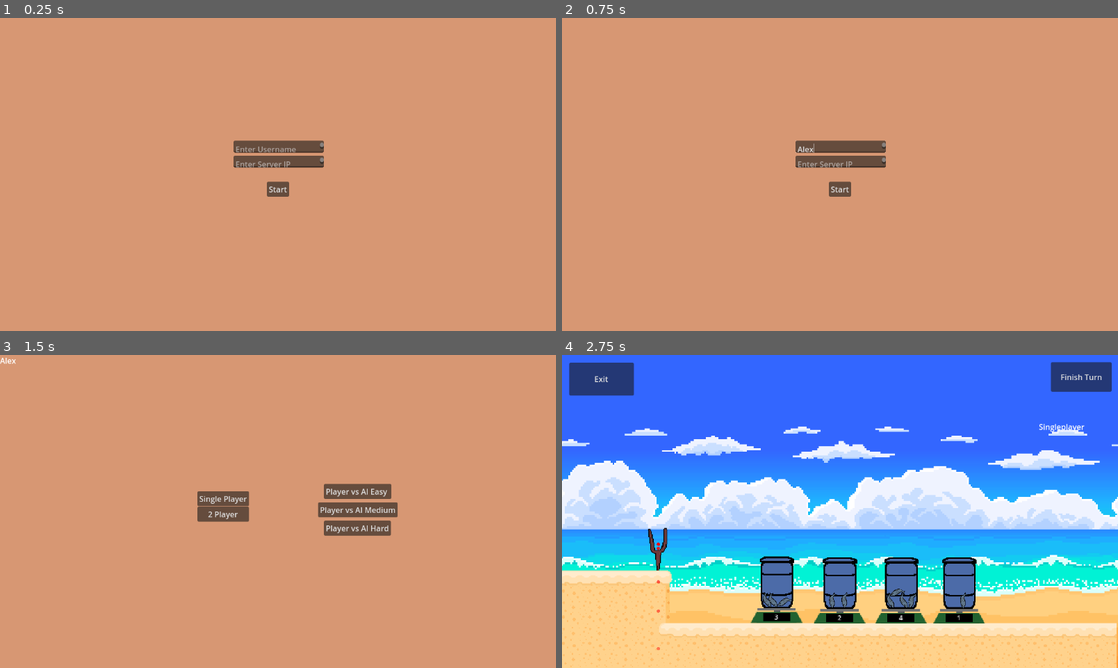
Above: before the commit, frames 1-4 (two rows, left to right).
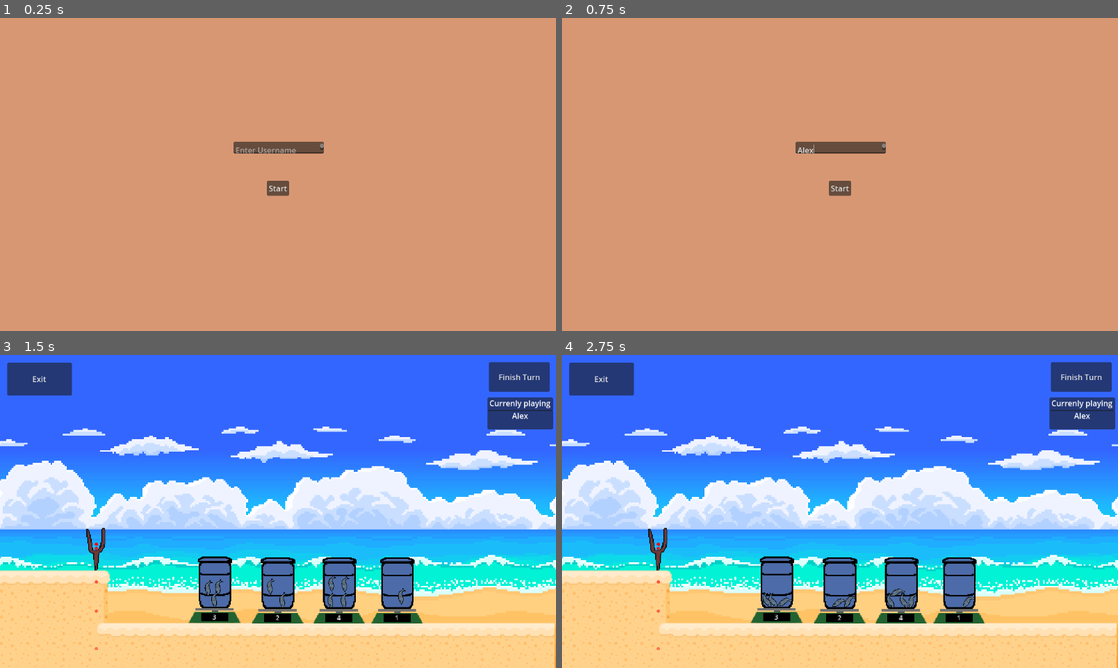
Above: after the commit, the same moments.

Repository: unniisme/fish-in-the-barrel
Game: Godot game, scene res://scenes/GUI/login_screen.tscn
Same seed, same stepped clock (60 frames per second), same inputs: the game is played once before the commit and once after it.
Inputs (mouse positions are in pixels of both pictures, inside the frame that each line leads up to):
- Up to frame 1 (0.25 s): no input
- Up to frame 2 (0.75 s): click (840, 146) at 0.52 s; type "Alex" at 0.6 s
- Up to frame 3 (1.5 s): click "Start" at 1.25 s
- Up to frame 4 (2.75 s): click (784, 498) at 2 s, where only the run before the commit has a clickable "Single Player"

The runs differ from the first frame. In frame 1, 0.9% of the frame differs, in the area x 42-59%, y 39-58%; in frame 2, 0.9%; in frame 3, 100%, in the area x 0-100%, y 0-100%; in frame 4, 1.4%.
Error before the commit: Invalid cast: could not convert value to 'String'. (res://scripts/preloads/GlobalManager.gd:7)

Commit message:
Updated game login screen

Diff:
--- a/Fish-in-the-barrel/scenes/GUI/login_screen.gd
+++ b/Fish-in-the-barrel/scenes/GUI/login_screen.gd
@@ -1,32 +1,58 @@
 extends Control
 
 var username : TextEdit
-var ip : TextEdit
-
 
 func _ready():
 	username = find_child("Username") as TextEdit
-	ip = find_child("IP") as TextEdit
 
 	if FileAccess.file_exists("user://fishbarrel.save"):
 		var cookie = FileAccess.open("user://fishbarrel.save", FileAccess.READ)
-		var data = cookie.get_line()
-		username.text = data
+		var data = JSON.parse_string(cookie.get_line()) as Dictionary
+		if data.has("username"):
+			GlobalManager.username = data["username"]
+			if data.has("difficulty"):
+				GlobalManager.difficulty = float(data["difficulty"])
+			else:
+				_set_difficulty()
+			_start()
 
 	username.text_changed.connect(_handle_username_changed)
-	ip.text_changed.connect(_handle_ip_changed)
 
 	find_child("Startbutton").button_up.connect(_start)
 
 func _handle_username_changed():
 	GlobalManager.username = username.text
 
-func _handle_ip_changed():
-	GlobalManager.server_ip = ip.text
-
 func _start():
-	get_tree().change_scene_to_file("res://scenes/GUI/MainMenu.tscn")
+	_set_difficulty()
+	get_tree().change_scene_to_file("res://scenes/ai_level_easy.tscn")
 
 	var cookie = FileAccess.open("user://fishbarrel.save", FileAccess.WRITE)
-	var data = username.text
+	var data = JSON.stringify({
+		"username" : username.text,
+		"difficulty" : GlobalManager.difficulty
+		})
 	cookie.store_line(data)
+
+
+func _set_difficulty():
+	GlobalManager.difficulty = {
+		0 : 0.25,
+		1 : 0.75,
+		2 : 1
+	}[_random_sample([0.33, 0.33, 0.34])]
+
+
+func _random_sample(probabilities: Array[float]) -> int:
+	assert(probabilities.reduce(func(a,b): return a+b, 0) <= 1, "Distribution not valid")
+
+	var random_value = randf()
+	var cumulative_prob = 0.0
+
+	for i in range(probabilities.size()):
+		cumulative_prob += probabilities[i]
+		if random_value < cumulative_prob:
+			return i
+
+	# If the loop completes without selecting, return -1
+	return -1
--- a/Fish-in-the-barrel/scenes/GUI/login_screen.tscn
+++ b/Fish-in-the-barrel/scenes/GUI/login_screen.tscn
@@ -44,25 +44,6 @@
 [node name="Label" type="Label" parent="CenterContainer/VBoxContainer"]
 layout_mode = 2
 
-[node name="Panel2" type="Panel" parent="CenterContainer/VBoxContainer"]
-layout_mode = 2
-size_flags_vertical = 4
-
-[node name="IP" type="TextEdit" parent="CenterContainer/VBoxContainer/Panel2"]
-layout_mode = 1
-anchors_preset = 8
-anchor_left = 0.5
-anchor_top = 0.5
-anchor_right = 0.5
-anchor_bottom = 0.5
-offset_left = -92.0
-offset_top = -23.0
-offset_right = 95.0
-offset_bottom = 2.0
-grow_horizontal = 2
-grow_vertical = 2
-placeholder_text = "Enter Server IP"
-
 [node name="Label2" type="Label" parent="CenterContainer/VBoxContainer"]
 layout_mode = 2
 
--- /dev/null
+++ b/Fish-in-the-barrel/scenes/new_level.gd
@@ -0,0 +1,5 @@
+extends Node2D
+
+func _ready():
+	var manager = $Manager as GameManager
+	$Manager.chance_agent_p = GlobalManager.difficulty
--- /dev/null
+++ b/Fish-in-the-barrel/scenes/new_level.tscn
@@ -0,0 +1,5 @@
+[gd_scene load_steps=2 format=3 uid="uid://djviru41kqk36"]
+
+[ext_resource type="PackedScene" uid="uid://rv2jt4soaanr" path="res://scenes/1_player_level.tscn" id="1_rrvps"]
+
+[node name="NewLevel" instance=ExtResource("1_rrvps")]
--- a/Fish-in-the-barrel/scenes/prefabs/managed_instance.tscn
+++ b/Fish-in-the-barrel/scenes/prefabs/managed_instance.tscn
@@ -29,11 +29,44 @@
 offset_bottom = 84.0
 text = "Exit"
 
-[node name="PlayerInfo" type="Label" parent="CanvasLayer"]
-offset_left = 1015.0
-offset_top = 137.0
-offset_right = 1055.0
-offset_bottom = 160.0
+[node name="Panel2" type="Panel" parent="CanvasLayer"]
+anchors_preset = 1
+anchor_left = 1.0
+anchor_right = 1.0
+offset_left = -142.0
+offset_top = 88.0
+offset_right = -6.0
+offset_bottom = 116.0
+grow_horizontal = 0
+
+[node name="Title" type="Label" parent="CanvasLayer/Panel2"]
+layout_mode = 1
+anchors_preset = 15
+anchor_right = 1.0
+anchor_bottom = 1.0
+grow_horizontal = 2
+grow_vertical = 2
+text = "Currenly playing"
+horizontal_alignment = 1
+autowrap_mode = 2
+
+[node name="Panel" type="Panel" parent="CanvasLayer"]
+anchors_preset = 1
+anchor_left = 1.0
+anchor_right = 1.0
+offset_left = -142.0
+offset_top = 114.0
+offset_right = -6.0
+offset_bottom = 154.0
+grow_horizontal = 0
+
+[node name="PlayerInfo" type="Label" parent="CanvasLayer/Panel"]
+layout_mode = 1
+anchors_preset = 15
+anchor_right = 1.0
+anchor_bottom = 1.0
+grow_horizontal = 2
+grow_vertical = 2
 horizontal_alignment = 1
 autowrap_mode = 2
 
--- a/Fish-in-the-barrel/scripts/GameManger.gd
+++ b/Fish-in-the-barrel/scripts/GameManger.gd
@@ -13,12 +13,12 @@
 
 ## Only for AI gamemodes
 @export_category("AI properties")
-@export_range(0,1) var chance_agent_p : float
-@export_range(0,1) var slingshot_agent_p : float
+@export_range(0,1) var chance_agent_p : float = 1
+@export_range(0,1) var slingshot_agent_p : float = 1
 
 
 @onready var barrelManager : BarrelManager = $BarrelManager
-@onready var playerInfo : Label = $CanvasLayer/PlayerInfo
+@onready var playerInfo : Label = find_child("PlayerInfo")
 @onready var slingshot : Slingshot = $Slingshot
 @onready var stats : GameStats = $GameStats
 var agent : Agent
@@ -27,12 +27,11 @@
 var playing = false # true - player 0 playing. false - player 1 playing.
 var move_locked = false
 
-# Statistics
-
 func _ready():
 	if gameMode == GAMEMODE.PVE:
 		agent = ChanceAgent.new(barrelManager.problem, 1)
-		agent._set_correct_probabilities(chance_agent_p)
+#		agent._set_correct_probabilities(chance_agent_p)
+		agent._set_correct_probabilities(GlobalManager.difficulty)
 		print("[chance agent] alpha = " + str(agent.alpha))
 		stats._log(
 			"[chance agent] alpha = " + str(agent.alpha),
@@ -123,7 +122,7 @@
 func _currently_playing():
 	match gameMode:
 		GAMEMODE.PVE:
-			return "Human Player" if playing else "AI Player"
+			return GlobalManager.username if playing else "AI Player"
 		GAMEMODE.ONEPLAYER:
 			return "Singleplayer"
 	return "Player 0" if playing else "Player 1"
@@ -141,4 +140,5 @@
 
 #	stats._wait_for_empty_queue()
 
-	get_tree().change_scene_to_file("res://scenes/GUI/MainMenu.tscn")
+#	get_tree().change_scene_to_file("res://scenes/GUI/MainMenu.tscn")
+	get_tree().quit()
--- a/Fish-in-the-barrel/scripts/Statistics/gameStats.gd
+++ b/Fish-in-the-barrel/scripts/Statistics/gameStats.gd
@@ -15,6 +15,7 @@
 func _ready():
 
 	_log("Booting GameStats and Summariser", LOGLEVELS.INFO)
+	_send_game_state_data()
 
 func _update_state(state : Array[int], player : String):
 
@@ -31,3 +32,9 @@
 func _summarise():
 	_log("Summarizing", LOGLEVELS.INFO)
 	_send_data(GlobalManager.username, {Time.get_unix_time_from_system() : game_states})
+
+func _send_game_state_data():
+	_send_data(GlobalManager.username, {
+		"Username" : GlobalManager.username,
+		"Difficulty" : GlobalManager.difficulty
+	})
--- a/Fish-in-the-barrel/scripts/Statistics/summariser.gd
+++ b/Fish-in-the-barrel/scripts/Statistics/summariser.gd
@@ -35,6 +35,7 @@
 func _send_request(table : String, data : Dictionary) -> Error:
 	var send_data = _encode_dict(table, data)
 	var url = server_address + "/save"
+	print("[Sum] Sending data to " + url)
 	return request(url, [], HTTPClient.METHOD_POST, send_data)
 
 func _send_data_dequeue() -> bool:
--- a/Fish-in-the-barrel/scripts/preloads/GlobalManager.gd
+++ b/Fish-in-the-barrel/scripts/preloads/GlobalManager.gd
@@ -2,16 +2,16 @@
 
 var username = ""
 var server_ip = "http://0.0.0.0"
+var difficulty = 1
 
 func _ready():
-	var cookie_string = JavaScriptBridge.eval("document.cookie") as String
+	var cookie_string = JavaScriptBridge.eval("document.cookie")
+	if cookie_string == null: return
 	var cookies = cookie_string.split(";")
 
 	for cookie in cookies:
 		var cookie_split = cookie.split("=")
-		if cookie_split[0] == "Username":
-			username = cookie_split[1]
-		if cookie_split[0] == "IP":
+		if cookie_split[0] == "server-ip":
 			server_ip = cookie_split[1]
 
 func _log_js(string):
